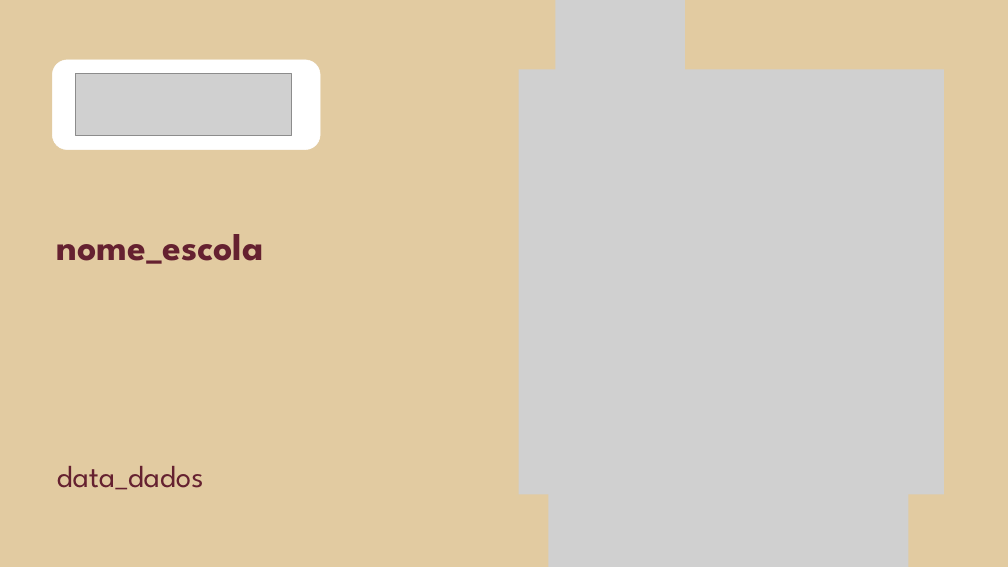
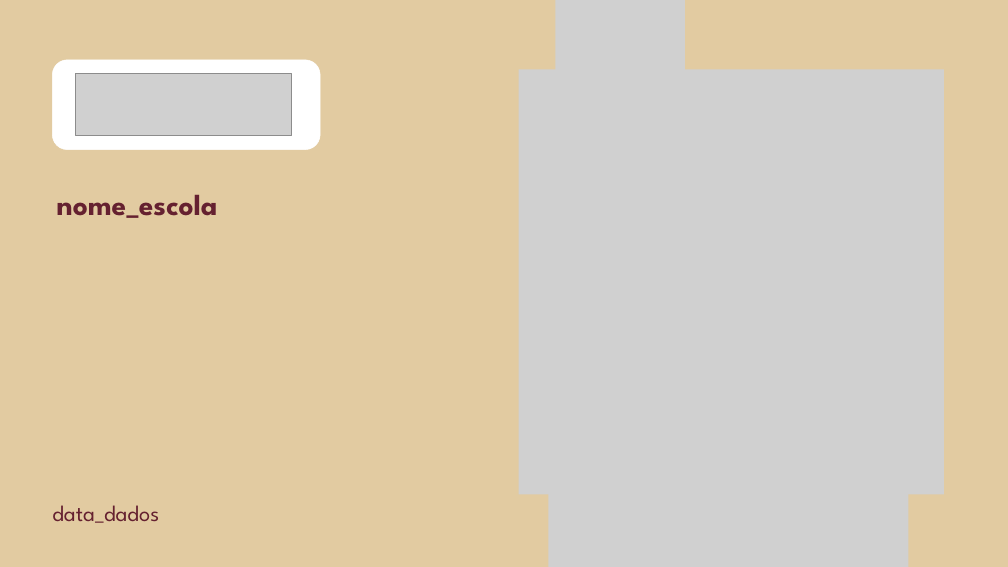
Before and after one commit to hugobovareto/Relatorios_Fluxo_Notas_por_Escola, a slide deck: slide 1 of template_notas_Escolas.pptx. Drawn at 1008x567 pixels with LibreOffice and Linux fonts; fonts in the diff are those of the drawing; grey boxes stand for pictures; background and template pictures are left out. Boxes give left, top, right and bottom in pixels: in the first picture for what was removed or moved away, otherwise in the second. Text is boxed around its words. In the diff, an @@ line names an element or a change of style, - is before the commit and + after.

```diff
--- a/template_notas_Escolas.pptx
+++ b/template_notas_Escolas.pptx
@@ text "nome_escola": place and size @@
-text "nome_escola" at <box>57,234,264,264</box>
+text "nome_escola" at <box>57,195,218,218</box>
@@ text "nome_escola" at <box>57,195,218,218</box>: size 54 to 42 pt @@
@@ text "data_dados": place and size @@
-text "data_dados" at <box>57,466,204,490</box>
+text "data_dados" at <box>52,505,159,523</box>
@@ text "data_dados" at <box>52,505,159,523</box>: size 44 to 32 pt @@
```
Also in this commit, not shown: 13 other slides changed, 1 other file.
